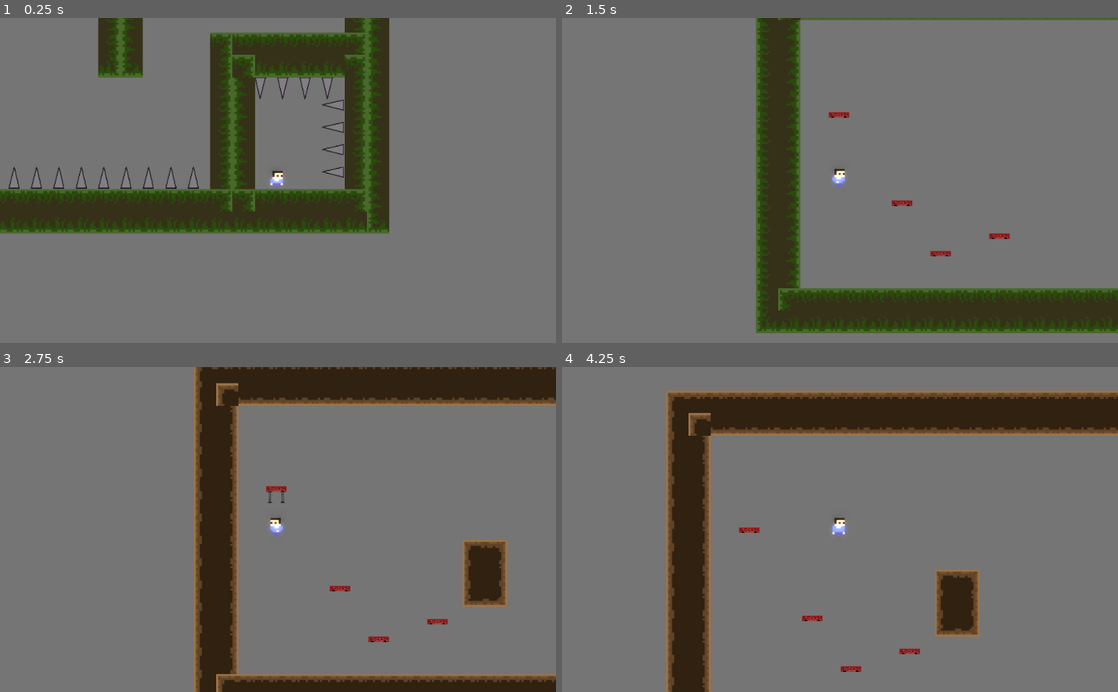
Above: before the commit, frames 1-4 (two rows, left to right).
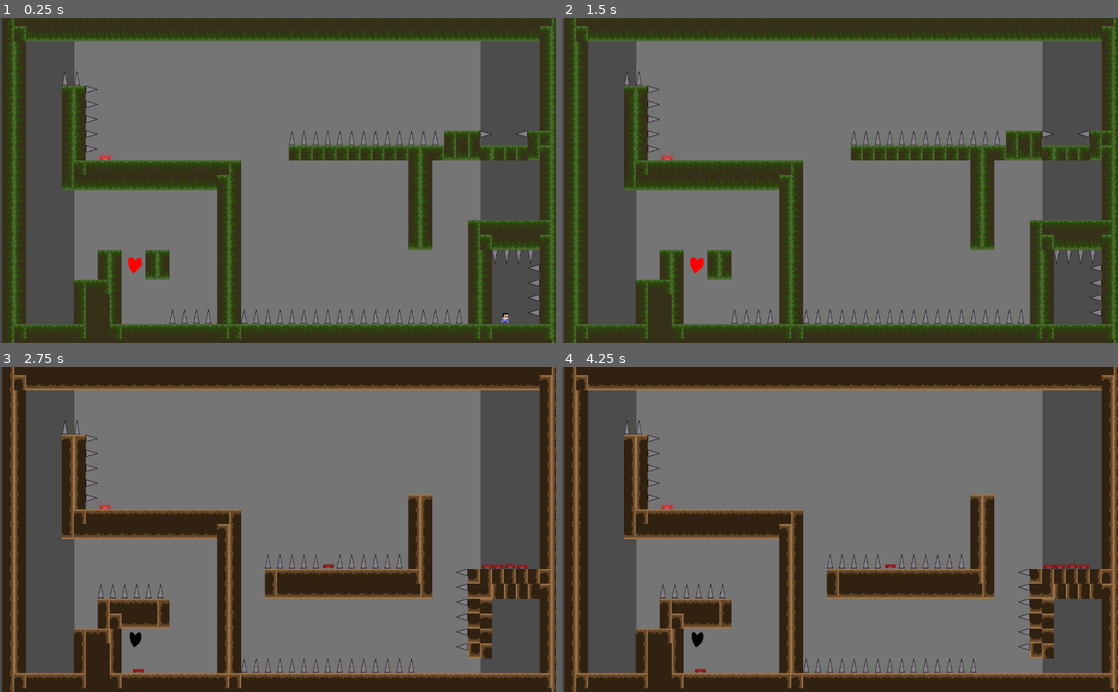
Above: after the commit, the same moments.

Repository: AeolusFS/Seal
Game: Godot game, scene res://Scene/World.tscn
Same seed, same stepped clock (60 frames per second), same inputs: the game is played once before the commit and once after it.
Inputs:
- Up to frame 1 (0.25 s): no input
- Up to frame 2 (1.5 s): hold Right (ui_right) from 0.53 s (still down); tap Up (ui_up) at 0.6, 0.77, 1.07 s; tap R (Key_R) at 1.35 s
- Up to frame 3 (2.75 s): tap Up (ui_up) at 1.52, 1.55, 1.82, 2.3 s; release Right (ui_right) at 2.03 s; hold Left (ui_left) from 2.03 s (still down); hold Z (Key_Z) from 2.03 s (still down)
- Up to frame 4 (4.25 s): release Left (ui_left) at 2.78 s; release Z (Key_Z) at 2.78 s; hold Right (ui_right) from 2.78 s (still down); tap Up (ui_up) at 2.85, 3.02, 3.32, 3.77, 3.8, 4.07 s; hold R (Key_R) from 3.53 s (still down)

The runs differ from the first frame. In frame 1, 62% of the frame differs, in the area x 0-100%, y 0-100%; in frame 2, 54%; in frame 3, 49%; in frame 4, 62%.

Commit message:
ci collision

Diff:
--- a/Seals/Scene/World.gd
+++ b/Seals/Scene/World.gd
@@ -50,7 +50,8 @@
 	if glow_power <= 0.2:
 		glow_power = 0.2
 
-	get_node("/root/World/Player/Camera2D/Glow_shader").get_material().set_shader_param("glow", glow_power)
+	#get_node("/root/World/Player/Camera2D/Glow_shader").get_material().set_shader_param("glow", glow_power)
+	get_node("/root/World/Camera2D/Glow_shader").get_material().set_shader_param("glow", glow_power)
 
 #	pass
 
--- a/Seals/Scene/World.tscn
+++ b/Seals/Scene/World.tscn
@@ -15,8 +15,6 @@
 [ext_resource path="res://Art/Spring2.png" type="Texture" id=13]
 [ext_resource path="res://Art/Spring1.png" type="Texture" id=14]
 [ext_resource path="res://Script/BSpring.gd" type="Script" id=15]
-[ext_resource path="res://Script/LSpring.gd" type="Script" id=16]
-[ext_resource path="res://Script/RSpring.gd" type="Script" id=17]
 [ext_resource path="res://Art/cier.png" type="Texture" id=18]
 [ext_resource path="res://Art/red_heart.png" type="Texture" id=19]
 [ext_resource path="res://Art/black_heart.png" type="Texture" id=20]
@@ -213,7 +211,13 @@
 } ]
 9/z_index = 0
 
-[sub_resource type="TileSet" id=36]
+[sub_resource type="ConvexPolygonShape2D" id=41]
+points = PoolVector2Array( 0, 0, 16, 0, 16, 32, 0, 32 )
+
+[sub_resource type="ConvexPolygonShape2D" id=40]
+points = PoolVector2Array( 0, 32, 16, 32, 16, 0, 0, 0 )
+
+[sub_resource type="TileSet" id=21]
 0/name = "cier.png 0"
 0/texture = ExtResource( 18 )
 0/tex_offset = Vector2( 0, 0 )
@@ -222,16 +226,32 @@
 0/tile_mode = 0
 0/occluder_offset = Vector2( 0, 0 )
 0/navigation_offset = Vector2( 0, 0 )
-0/shapes = [  ]
+0/shapes = [ {
+"autotile_coord": Vector2( 0, 0 ),
+"one_way": false,
+"one_way_margin": 1.0,
+"shape": SubResource( 41 ),
+"shape_transform": Transform2D( 1, 0, 0, 1, 0, 0 )
+} ]
 0/z_index = 0
-
-[sub_resource type="RectangleShape2D" id=37]
-
-[sub_resource type="ConvexPolygonShape2D" id=21]
-points = PoolVector2Array( 0, 0, 32, 0, 32, 32, 0, 32 )
-
-[sub_resource type="ConvexPolygonShape2D" id=22]
-points = PoolVector2Array( 0, 0, 32, 0, 32, 32, 0, 32 )
+1/name = "cier.png 1"
+1/texture = ExtResource( 18 )
+1/tex_offset = Vector2( 0, 0 )
+1/modulate = Color( 1, 1, 1, 1 )
+1/region = Rect2( 0, 0, 16, 32 )
+1/tile_mode = 0
+1/occluder_offset = Vector2( 0, 0 )
+1/navigation_offset = Vector2( 0, 0 )
+1/shapes = [ {
+"autotile_coord": Vector2( 0, 0 ),
+"one_way": false,
+"one_way_margin": 1.0,
+"shape": SubResource( 40 ),
+"shape_transform": Transform2D( 1, 0, 0, 1, 0, 0 )
+} ]
+1/z_index = 0
+
+[sub_resource type="RectangleShape2D" id=22]
 
 [sub_resource type="ConvexPolygonShape2D" id=23]
 points = PoolVector2Array( 0, 0, 32, 0, 32, 32, 0, 32 )
@@ -254,7 +274,13 @@
 [sub_resource type="ConvexPolygonShape2D" id=29]
 points = PoolVector2Array( 0, 0, 32, 0, 32, 32, 0, 32 )
 
-[sub_resource type="TileSet" id=30]
+[sub_resource type="ConvexPolygonShape2D" id=30]
+points = PoolVector2Array( 0, 0, 32, 0, 32, 32, 0, 32 )
+
+[sub_resource type="ConvexPolygonShape2D" id=31]
+points = PoolVector2Array( 0, 0, 32, 0, 32, 32, 0, 32 )
+
+[sub_resource type="TileSet" id=32]
 0/name = "dirt.png 0"
 0/texture = ExtResource( 3 )
 0/tex_offset = Vector2( 0, 0 )
@@ -377,8 +403,8 @@
 format = 1
 tile_data = PoolIntArray( -1572828, 9, 0, -1572827, 9, 1, -1572826, 9, 1, -1572825, 9, 1, -1572824, 9, 1, -1572823, 9,  …(19337 unchanged characters)…
 
-[node name="Outerciier" type="TileMap" parent="Outer"]
-tile_set = SubResource( 36 )
+[node name="OuterCier" type="TileMap" parent="Outer"]
+tile_set = SubResource( 21 )
 cell_size = Vector2( 33, 33 )
 format = 1
 tile_data = PoolIntArray( -1834709, 536870912, 0, -327642, 536870912, 0, -327626, 536870912, 0, -131033, 536870912, 0,  …(1590 unchanged characters)…
@@ -538,7 +564,7 @@
 shape = SubResource( 34 )
 
 [node name="InnerCier" type="TileMap" parent="Inner"]
-tile_set = SubResource( 36 )
+tile_set = SubResource( 21 )
 cell_size = Vector2( 33, 33 )
 format = 1
 tile_data = PoolIntArray( 1572875, 536870912, 0, 1572876, 536870912, 0, 1638413, -536870912, 0, 1703949, -536870912, 0, …(959 unchanged characters)…
@@ -554,32 +580,80 @@
 texture = ExtResource( 20 )
 
 [node name="CollisionShape2D" type="CollisionShape2D" parent="Inner/Black_heart"]
-shape = SubResource( 38 )
+shape = SubResource( 35 )
 
 [node name="Player" type="KinematicBody2D" parent="."]
-position = Vector2( 1582.99, 1310.27 )
+position = Vector2( 1587.15, 1321.93 )
 script = ExtResource( 5 )
 __meta__ = {
 "_edit_group_": true
 }
 
 [node name="Player_sprite" type="AnimatedSprite" parent="Player"]
-frames = SubResource( 31 )
+frames = SubResource( 36 )
 animation = "idle"
 frame = 1
 playing = true
 
 [node name="CollisionShape2D" type="CollisionShape2D" parent="Player"]
 position = Vector2( 0, -2 )
-shape = SubResource( 32 )
-
-[node name="Camera2D" type="Camera2D" parent="Player"]
-position = Vector2( 2.0061, 2.10852 )
+shape = SubResource( 37 )
+
+[node name="BSpring" type="Area2D" parent="."]
+position = Vector2( 436.983, 332.427 )
+script = ExtResource( 15 )
+__meta__ = {
+"_edit_group_": true
+}
+
+[node name="Spring_sprite" type="AnimatedSprite" parent="BSpring"]
+frames = SubResource( 33 )
+animation = "down"
+
+[node name="CollisionShape2D" type="CollisionShape2D" parent="BSpring"]
+position = Vector2( 0, 8 )
+shape = SubResource( 34 )
+
+[node name="USpring" type="Area2D" parent="."]
+position = Vector2( 287.1, 127.331 )
+script = ExtResource( 12 )
+__meta__ = {
+"_edit_group_": true
+}
+
+[node name="Spring_sprite" type="AnimatedSprite" parent="USpring"]
+frames = SubResource( 33 )
+animation = "down"
+
+[node name="CollisionShape2D" type="CollisionShape2D" parent="USpring"]
+position = Vector2( 0, 8 )
+shape = SubResource( 34 )
+
+[node name="InnerBSpring10" type="Area2D" parent="."]
+position = Vector2( 481.564, 972.607 )
+script = ExtResource( 15 )
+__meta__ = {
+"_edit_group_": true
+}
+
+[node name="Spring_sprite" type="AnimatedSprite" parent="InnerBSpring10"]
+frames = SubResource( 33 )
+animation = "down"
+
+[node name="CollisionShape2D" type="CollisionShape2D" parent="InnerBSpring10"]
+position = Vector2( 0, 8 )
+shape = SubResource( 34 )
+
+[node name="Camera2D" type="Camera2D" parent="."]
+position = Vector2( 959.645, 1034.91 )
 current = true
-zoom = Vector2( 0.8, 0.8 )
-
-[node name="Glow_shader" type="ColorRect" parent="Player/Camera2D"]
-material = SubResource( 35 )
+zoom = Vector2( 1.5, 1.2 )
+__meta__ = {
+"_edit_group_": true
+}
+
+[node name="Glow_shader" type="ColorRect" parent="Camera2D"]
+material = SubResource( 38 )
 anchor_top = -0.00204631
 anchor_bottom = -0.00204631
 margin_left = -561.762
@@ -589,81 +663,6 @@
 __meta__ = {
 "_edit_use_anchors_": false
 }
-
-[node name="BSpring" type="Area2D" parent="."]
-position = Vector2( 436.983, 332.427 )
-script = ExtResource( 15 )
-__meta__ = {
-"_edit_group_": true
-}
-
-[node name="Spring_sprite" type="AnimatedSprite" parent="BSpring"]
-frames = SubResource( 33 )
-animation = "down"
-
-[node name="CollisionShape2D" type="CollisionShape2D" parent="BSpring"]
-position = Vector2( 0, 8 )
-shape = SubResource( 34 )
-
-[node name="USpring" type="Area2D" parent="."]
-position = Vector2( 287.1, 127.331 )
-script = ExtResource( 12 )
-__meta__ = {
-"_edit_group_": true
-}
-
-[node name="Spring_sprite" type="AnimatedSprite" parent="USpring"]
-frames = SubResource( 33 )
-animation = "down"
-
-[node name="CollisionShape2D" type="CollisionShape2D" parent="USpring"]
-position = Vector2( 0, 8 )
-shape = SubResource( 34 )
-
-[node name="LSpring" type="Area2D" parent="."]
-position = Vector2( 379.984, 257.664 )
-script = ExtResource( 16 )
-__meta__ = {
-"_edit_group_": true
-}
-
-[node name="Spring_sprite" type="AnimatedSprite" parent="LSpring"]
-frames = SubResource( 33 )
-animation = "down"
-
-[node name="LCollisionShape2D" type="CollisionShape2D" parent="LSpring"]
-position = Vector2( 0, 8 )
-shape = SubResource( 34 )
-
-[node name="InnerBSpring10" type="Area2D" parent="."]
-position = Vector2( 481.564, 972.607 )
-script = ExtResource( 15 )
-__meta__ = {
-"_edit_group_": true
-}
-
-[node name="Spring_sprite" type="AnimatedSprite" parent="InnerBSpring10"]
-frames = SubResource( 33 )
-animation = "down"
-
-[node name="CollisionShape2D" type="CollisionShape2D" parent="InnerBSpring10"]
-position = Vector2( 0, 8 )
-shape = SubResource( 34 )
-
-[node name="RSpring" type="Area2D" parent="."]
-position = Vector2( 523.49, 306.498 )
-script = ExtResource( 17 )
-__meta__ = {
-"_edit_group_": true
-}
-
-[node name="Spring_sprite" type="AnimatedSprite" parent="RSpring"]
-frames = SubResource( 33 )
-animation = "down"
-
-[node name="CollisionShape2D" type="CollisionShape2D" parent="RSpring"]
-position = Vector2( 0, 8 )
-shape = SubResource( 34 )
 [connection signal="body_entered" from="Inner/InnerBSpring3" to="Inner/InnerBSpring3" method="_on_Spring_body_entered"]
 [connection signal="body_exited" from="Inner/InnerBSpring3" to="Inner/InnerBSpring3" method="_on_Spring_body_exited"]
 [connection signal="body_shape_entered" from="Inner/InnerBSpring3" to="Inner/InnerBSpring3" method="_on_Spring_body_shape_entered"]
@@ -708,15 +707,7 @@
 [connection signal="body_exited" from="USpring" to="USpring" method="_on_Spring_body_exited"]
 [connection signal="body_shape_entered" from="USpring" to="USpring" method="_on_Spring_body_shape_entered"]
 [connection signal="hit_down" from="USpring" to="Player" method="_on_USpring_hit_down"]
-[connection signal="body_entered" from="LSpring" to="LSpring" method="_on_Spring_body_entered"]
-[connection signal="body_exited" from="LSpring" to="LSpring" method="_on_Spring_body_exited"]
-[connection signal="body_shape_entered" from="LSpring" to="LSpring" method="_on_Spring_body_shape_entered"]
-[connection signal="hit_left" from="LSpring" to="Player" method="_on_LSpring_hit_left"]
 [connection signal="body_entered" from="InnerBSpring10" to="InnerBSpring10" method="_on_Spring_body_entered"]
 [connection signal="body_exited" from="InnerBSpring10" to="InnerBSpring10" method="_on_Spring_body_exited"]
 [connection signal="body_shape_entered" from="InnerBSpring10" to="InnerBSpring10" method="_on_Spring_body_shape_entered"]
 [connection signal="hit_up" from="InnerBSpring10" to="Player" method="_on_BSpring_hit_up"]
-[connection signal="body_entered" from="RSpring" to="RSpring" method="_on_Spring_body_entered"]
-[connection signal="body_exited" from="RSpring" to="RSpring" method="_on_Spring_body_exited"]
-[connection signal="body_shape_entered" from="RSpring" to="RSpring" method="_on_Spring_body_shape_entered"]
-[connection signal="hit_right" from="RSpring" to="Player" method="_on_RSpring_hit_right"]
--- a/Seals/Script/Player.gd
+++ b/Seals/Script/Player.gd
@@ -4,17 +4,17 @@
 var gravity = 12
 var acceleration = 40
 var MAX_speed = 200
-var MAX_gravity = 500
-var MAX_bounce = 1000
+var MAX_gravity = 300
 var jump = Vector2(0, -1)
-var jump_height = -300
+var jump_height = -200
 var on_wall_speed = 80
 var on_wall_l = false
 var on_wall_r = false
-var bounce_height = 500
-var bounce_width = 1600
+var bounce_height = 350
 onready var can_double_jump = 1
 onready var player_anim = get_node("Player_sprite")
+
+onready var tem_start_pos = Vector2(1582, 1310)
 
 func _physics_process(delta):
 
@@ -47,39 +47,42 @@
 	if is_on_floor():
 		can_double_jump = 1
 		if Input.is_action_just_pressed("ui_up"):
+			if Input.is_action_pressed("ui_left"):
+				motion.x = max(motion.x - acceleration, -MAX_speed)
+			if Input.is_action_pressed("ui_right"):
+				motion.x = min(motion.x + acceleration, MAX_speed)
 			motion.y = jump_height
 	else:
 		if Input.is_action_just_pressed("ui_up") and can_double_jump == 1:
 			motion.y = jump_height
 			can_double_jump = 0
-		else:
-			motion.y = min(motion.y + gravity, MAX_gravity)
+		motion.y = min(motion.y + gravity, MAX_gravity)
+
 
 	move_and_slide(motion*delta*70, jump)
 
 	if on_wall_l:
-		if motion.x > -200:
-			motion.x -= 200
-		if motion.x < -200:
+		if motion.x > -150:
+			motion.x -= 150
+		if motion.x < -150:
 			on_wall_l = false
 
 	if on_wall_r:
-		if motion.x < 200:
-			motion.x += 200
-		if motion.x > 200:
+		if motion.x < 150:
+			motion.x += 150
+		if motion.x > 150:
 			on_wall_r = false
 
+	var collision = move_and_collide(motion * delta)
+	if collision:
+		#velocity = motion.bounce(collision.normal)
+		if collision.collider.get_name() == "OuterCier" or collision.collider.get_name() == "InnerCier":
+			#var tile_pos = collision.collider.world_to_map($Outerciier.position)
+			#self.position = tem_start_pos
+			pass
 
 func _on_BSpring_hit_up():
 	motion.y = -bounce_height
 
 func _on_USpring_hit_down():
 	motion.y = bounce_height
-
-func _on_LSpring_hit_left():
-	motion.x -= bounce_width
-	motion.y = -bounce_height
-
-func _on_RSpring_hit_right():
-	motion.x += bounce_width
-	motion.y = -bounce_height
Not shown: 4 places in Seals/Scene/World.tscn that only renumber resources
